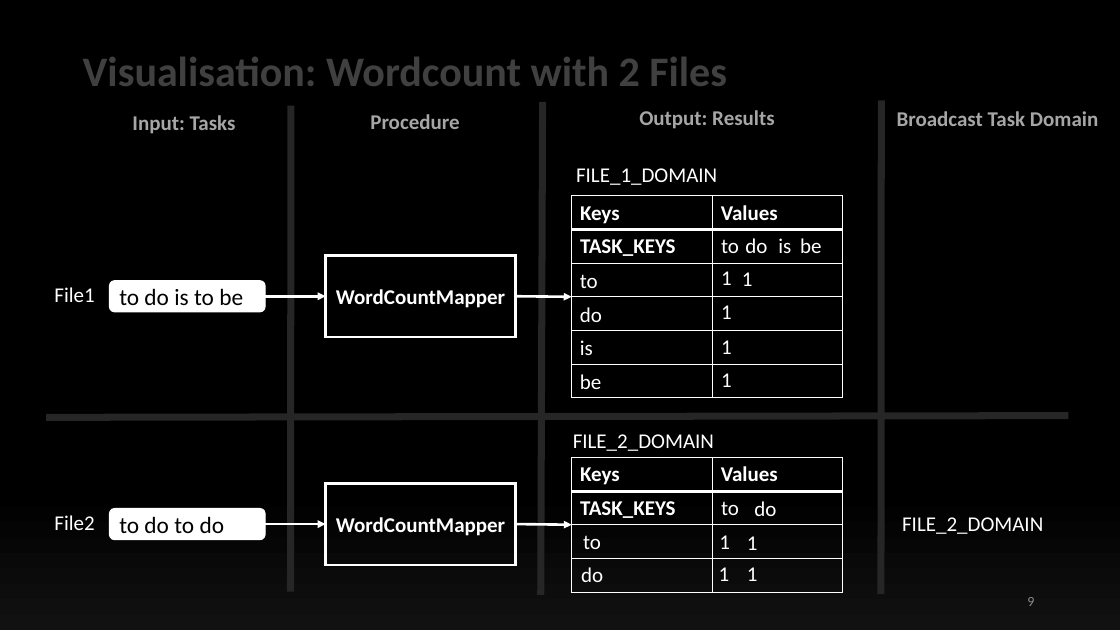
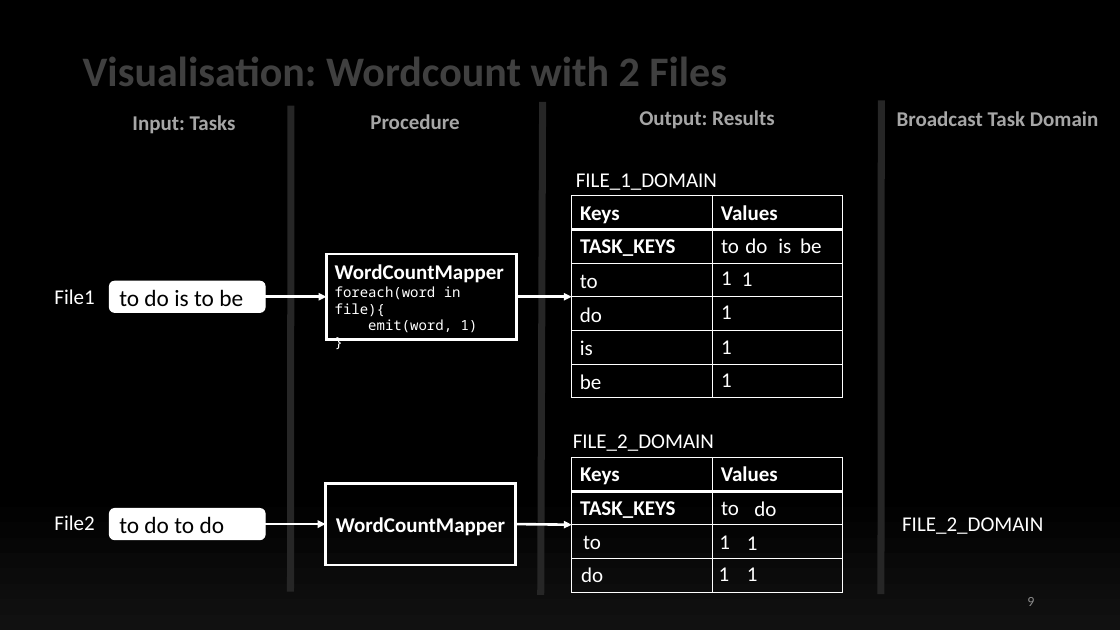
Before and after one commit to ollyblink/mt2, a slide deck: slide 9 of TomP2PTrials/files/presentations/InterimPresentation.pptx. Drawn at 1120x630 pixels with LibreOffice and Linux fonts; fonts in the diff are those of the drawing. Boxes give left, top, right and bottom in pixels: in the first picture for what was removed or moved away, otherwise in the second. Text is boxed around its words. In the diff, an @@ line names an element or a change of style, - is before the commit and + after.

```diff
--- a/TomP2PTrials/files/presentations/InterimPresentation.pptx
+++ b/TomP2PTrials/files/presentations/InterimPresentation.pptx
@@ text "FILE_1_DOMAIN": place and size @@
-text "FILE_1_DOMAIN" at (576, 168, 717, 185)
+text "FILE_1_DOMAIN" at (576, 173, 717, 190)
@@ rectangle "WordCountMapper" at (327, 254, 517, 339): vertical alignment middle to top @@
@@ text in rectangle at (335, 264, 504, 283): alignment centre to left @@
@@ text in rectangle at (335, 286, 478, 333): paragraphs added @@
+foreach(word in file){
+emit(word, 1)
+}
@@ line removed from (1069, 416) to (46, 418) @@
```
Also in this commit, not shown: 11 other slides changed, 1 slide removed, 12 other files.
